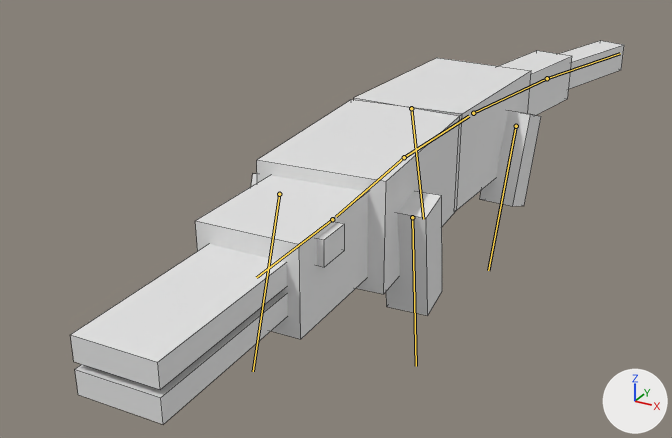
Before and after pictures for a commit that changed the FBX model state machine ai/Assets/crocodile/crocodile.fbx.
One viewpoint serves both versions: a 50 mm lens placed at (0.93, -2.03, 1.02), pointed at (-0.16, -0.05, 0.03). Lighting does not change. The marker at lower right points along +X, +Y and +Z. Both versions are drawn at frame 13 of the action 'crocodile rig|walk'; the numbers are the values there. The bones that change are drawn over the model as lines. Mesh edges are drawn as thin lines.

Objects in the first picture: 'aye left', 'body 1', 'body 2', 'head', 'leg back left', 'leg front left', 'leg front right', 'mouth bottom', 'mouth top', 'tail 1', 'tail 2'.
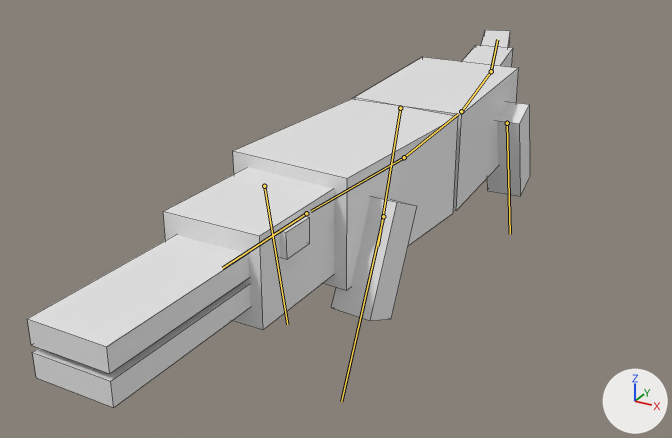
Location of each change, [x1, y1, x2, y2] in pixels of the pictures (672 x 438 px):
'body 1', posed (10% wider): before [257, 100, 461, 294]; after [233, 98, 458, 290]
'mouth top', posed: before [71, 244, 287, 390]; after [27, 235, 249, 374]
'head', posed: before [196, 175, 368, 339]; after [163, 167, 334, 330]
'mouth bottom', posed: before [75, 292, 288, 424]; after [32, 282, 250, 408]
'body 2', posed (6% narrower): before [354, 58, 531, 210]; after [353, 57, 519, 211]
'leg front left', posed (51% wider): before [386, 191, 442, 316]; after [332, 196, 417, 320]
'leg back left', posed (29% narrower): before [480, 111, 541, 206]; after [487, 102, 530, 196]
'tail 1', posed: before [500, 51, 572, 115]; after [462, 45, 513, 67]
'tail 2', posed: before [560, 41, 624, 89]; after [481, 30, 510, 47]
bone 'body 2', root to tip: before (404, 157) to (469, 116); after (404, 157) to (458, 114)
bone 'tail 1', root to tip: before (473, 113) to (547, 78); after (461, 111) to (491, 71)
bone 'tail 2', root to tip: before (547, 78) to (620, 53); after (491, 71) to (497, 39)
bone 'leg back left', root to tip: before (516, 126) to (488, 270); after (507, 123) to (510, 234)
bone 'leg back right', root to tip: before (411, 108) to (423, 219); after (400, 108) to (378, 246)
bone 'body 1', root to tip: before (404, 157) to (336, 216); after (404, 157) to (311, 211)
bone 'head', root to tip: before (332, 219) to (256, 277); after (306, 213) to (222, 268)
bone 'leg front left', root to tip: before (412, 217) to (416, 366); after (383, 216) to (341, 401)
bone 'leg front right', root to tip: before (279, 194) to (253, 371); after (264, 186) to (287, 324)

The change in detail:
Bone 'body 2' (bone_body_2) turns from (0, 0, -2) to (0, 0, 3) degrees about its own x, y and z.
Bone 'tail 1' (bone_tail_1) turns from (0, 0, -7) to (0, 0, 7) degrees about its own x, y and z.
Bone 'tail 2' (bone_tail_2) turns from (0, 0, -7) to (0, 0, 7) degrees about its own x, y and z.
Bone 'leg back left' (bone_leg_back_left) turns from (0, 0, 19) to (0, 0, -18) degrees about its own x, y and z.
Bone 'leg back right' (bone_leg_back_right) turns from (0, 0, 16) to (0, 0, -21) degrees about its own x, y and z.
Bone 'body 1' (bone_body_1) turns from (0, 0, 4) to (0, 0, -5) degrees about its own x, y and z.
Bone 'head' (bone_head) turns from (0, 0, -3) to (0, 0, 3) degrees about its own x, y and z.
Bone 'leg front left' (bone_leg_front_left) turns from (0, 0, -9) to (0, 0, 23) degrees about its own x, y and z.
Bone 'leg front right' (bone_leg_front_right) turns from (0, 0, -21) to (0, 0, 11) degrees about its own x, y and z.
